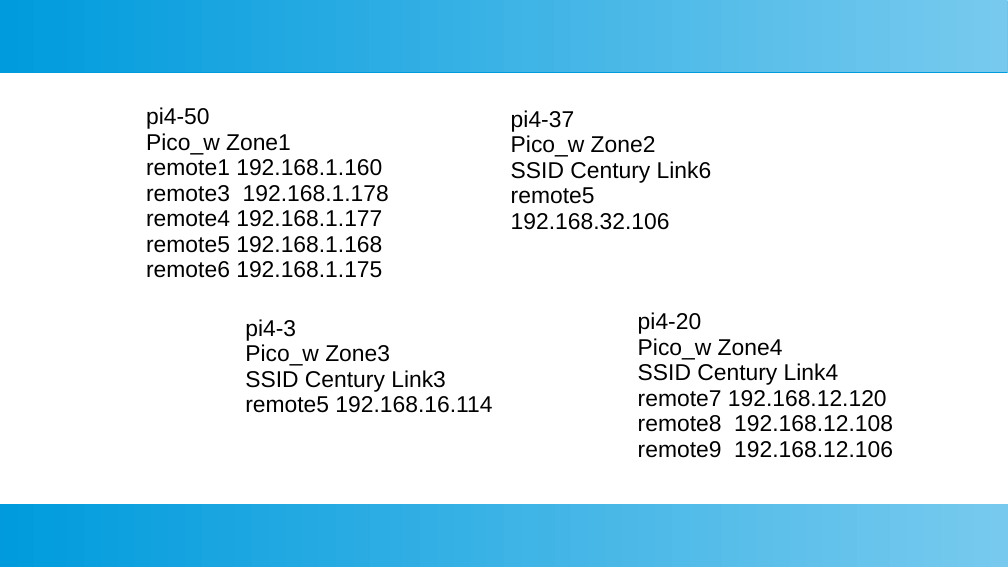
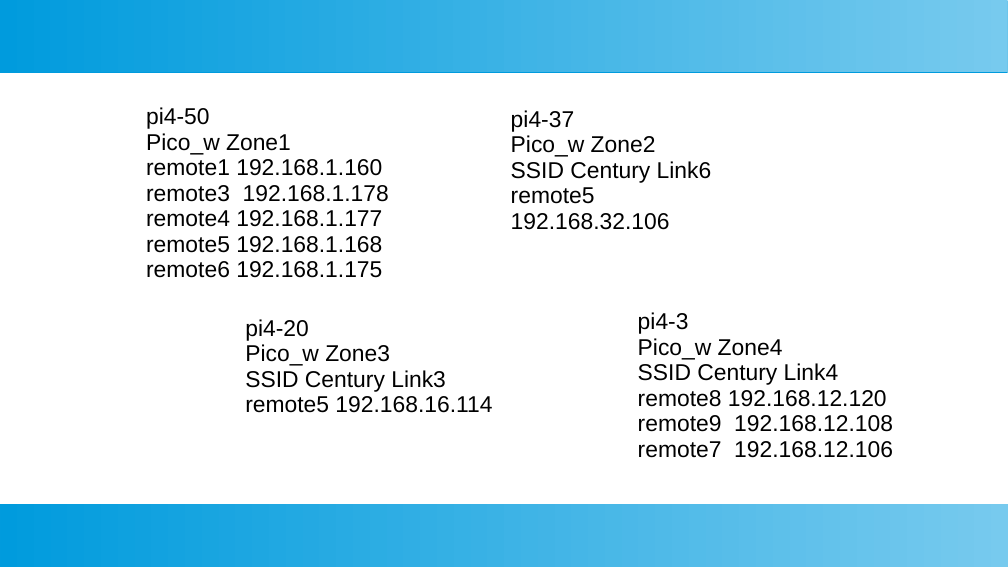
Before and after one commit to develone/shared-notes-pico_w-development, a slide deck: slide 5 of networking/xwindows.ppt. Drawn at 1008x567 pixels with LibreOffice and Linux fonts; fonts in the diff are those of the drawing. Boxes give left, top, right and bottom in pixels: in the first picture for what was removed or moved away, otherwise in the second. Text is boxed around its words. In the diff, an @@ line names an element or a change of style, - is before the commit and + after.

```diff
--- a/networking/xwindows.ppt
+++ b/networking/xwindows.ppt
@@ text at bbox=[245, 319, 309, 341]: text changed @@
-pi4-3
+pi4-20
@@ text at bbox=[638, 312, 689, 334]: text changed @@
-pi4-20
+pi4-3
@@ text at bbox=[638, 390, 893, 458]: text changed @@
-remote7 192.168.12.120
-remote8 192.168.12.108
-remote9 192.168.12.106
+remote8 192.168.12.120
+remote9 192.168.12.108
+remote7 192.168.12.106
```
Also in this commit, not shown: 1 other slide changed, 1 other file.
